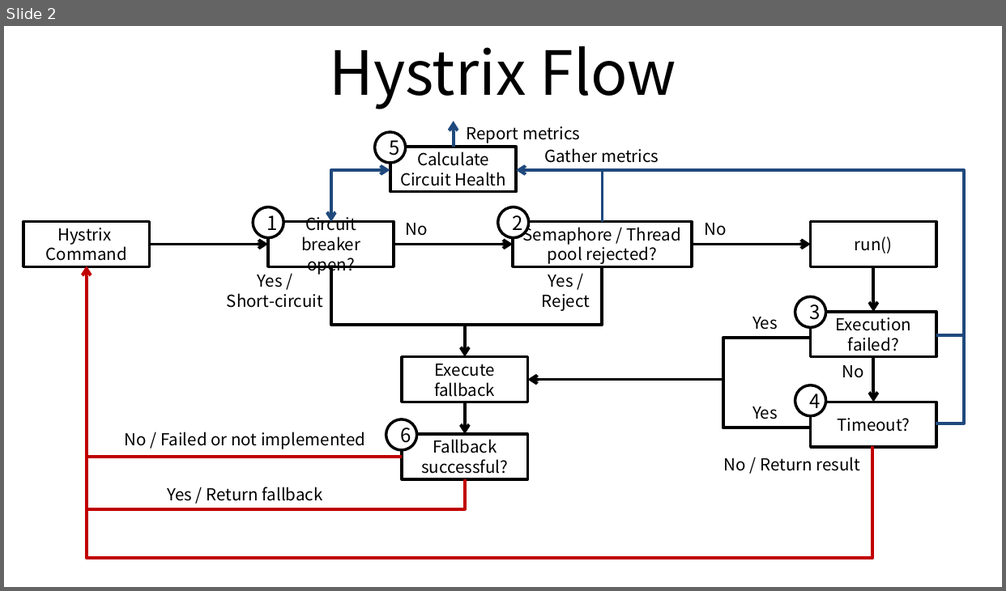
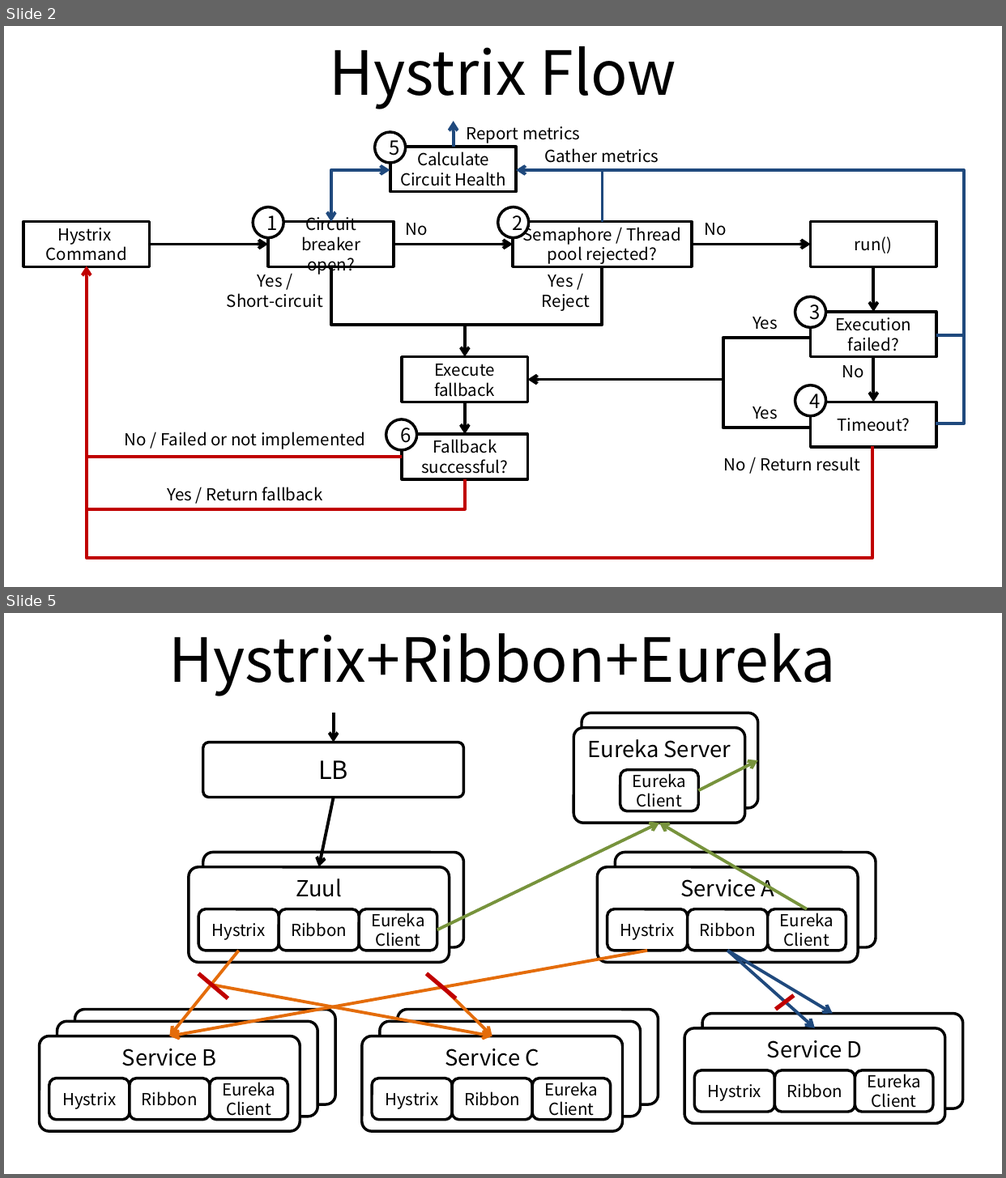
Before and after one commit to ssup2/blog-old, a slide deck: images/theory_analysis/Spring_Cloud/Spring_Cloud.pptx. Shown one above the other, each under a label of ours: slide 2 before the commit, slides 2 and 5 after it; the slides between them are not shown. The pictures are 1006x591 and 1006x1178 pixels, drawn with LibreOffice and Linux fonts; fonts in the diff are those of the drawing. Boxes give left, top, right and bottom in pixels: in the first picture for what was removed or moved away, otherwise in the second. Text is boxed around its words. In the diff, an @@ line names an element or a change of style, - is before the commit and + after.

```diff
--- a/images/theory_analysis/Spring_Cloud/Spring_Cloud.pptx
+++ b/images/theory_analysis/Spring_Cloud/Spring_Cloud.pptx
@@ slide 5 added at (x1=4, y1=613, x2=1002, y2=1174), background #FFFFFF @@
@@ title added at (x1=169, y1=633, x2=836, y2=696), 44 pt, text #000000 @@
+Hystrix+Ribbon+Eureka
@@ arrow added from (334, 713) to (334, 743), #000000 2.25 pt @@
@@ rounded rectangle added at (x1=573, y1=728, x2=745, y2=823), fill #FFFFFF, outline #000000 2 pt, 16 pt, text #000000 @@
+Eureka Server
@@ rounded rectangle added at (x1=582, y1=713, x2=758, y2=807), fill #FFFFFF, outline #000000 2 pt @@
@@ rounded rectangle added at (x1=203, y1=743, x2=464, y2=798), fill #FFFFFF, outline #000000 2 pt, 18 pt, text #000000 @@
+LB
@@ rounded rectangle added at (x1=620, y1=769, x2=698, y2=811), fill #FFFFFF, outline #000000 2 pt, 12 pt, text #000000 @@
+Eureka
+Client
@@ arrow added from (698, 790) to (757, 760), #77933C 2.25 pt @@
@@ arrow added from (334, 798) to (319, 867), #000000 2.25 pt @@
@@ arrow added from (437, 931) to (659, 823), #77933C 2.25 pt @@
@@ arrow added from (807, 909) to (659, 823), #77933C 2.25 pt @@
@@ rounded rectangle added at (x1=203, y1=853, x2=464, y2=948), fill #FFFFFF, outline #000000 2 pt @@
@@ rounded rectangle added at (x1=615, y1=853, x2=876, y2=948), fill #FFFFFF, outline #000000 2 pt @@
@@ group added at (x1=189, y1=867, x2=449, y2=962): 4 rounded rectangles @@
+Zuul
+Hystrix
+Ribbon
+Eureka
+Client
@@ group added at (x1=597, y1=867, x2=857, y2=962): 4 rounded rectangles @@
+Service A
+Hystrix
+Ribbon
+Eureka
+Client
@@ arrow added from (648, 950) to (170, 1036), #E46C0A 2.25 pt @@
@@ arrow added from (239, 950) to (170, 1036), #E46C0A 2.25 pt @@
@@ arrow added from (727, 950) to (814, 1029), #1F497D 2.25 pt @@
@@ arrow added from (727, 950) to (833, 1013), #1F497D 2.25 pt @@
@@ line added from (228, 999) to (198, 974), #C00000 3 pt @@
@@ line added from (456, 999) to (426, 974), #C00000 3 pt @@
@@ arrow added from (211, 986) to (492, 1036), #E46C0A 2.25 pt @@
@@ arrow added from (440, 986) to (492, 1036), #E46C0A 2.25 pt @@
@@ line added from (775, 1009) to (794, 995), #C00000 3 pt @@
@@ rounded rectangle added at (x1=57, y1=1021, x2=317, y2=1116), fill #FFFFFF, outline #000000 2 pt @@
@@ rounded rectangle added at (x1=74, y1=1009, x2=335, y2=1104), fill #FFFFFF, outline #000000 2 pt @@
@@ rounded rectangle added at (x1=379, y1=1021, x2=640, y2=1116), fill #FFFFFF, outline #000000 2 pt @@
@@ rounded rectangle added at (x1=397, y1=1009, x2=658, y2=1104), fill #FFFFFF, outline #000000 2 pt @@
@@ rounded rectangle added at (x1=702, y1=1013, x2=963, y2=1108), fill #FFFFFF, outline #000000 2 pt @@
@@ group added at (x1=684, y1=1029, x2=945, y2=1123): 4 rounded rectangles @@
+Service D
+Hystrix
+Ribbon
+Eureka
+Client
@@ group added at (x1=39, y1=1036, x2=300, y2=1131): 4 rounded rectangles @@
+Service B
+Hystrix
+Ribbon
+Eureka
+Client
@@ group added at (x1=362, y1=1036, x2=623, y2=1131): 4 rounded rectangles @@
+Service C
+Hystrix
+Ribbon
+Eureka
+Client
```
Also in this commit, not shown: 2 other slides added, 4 other files.
